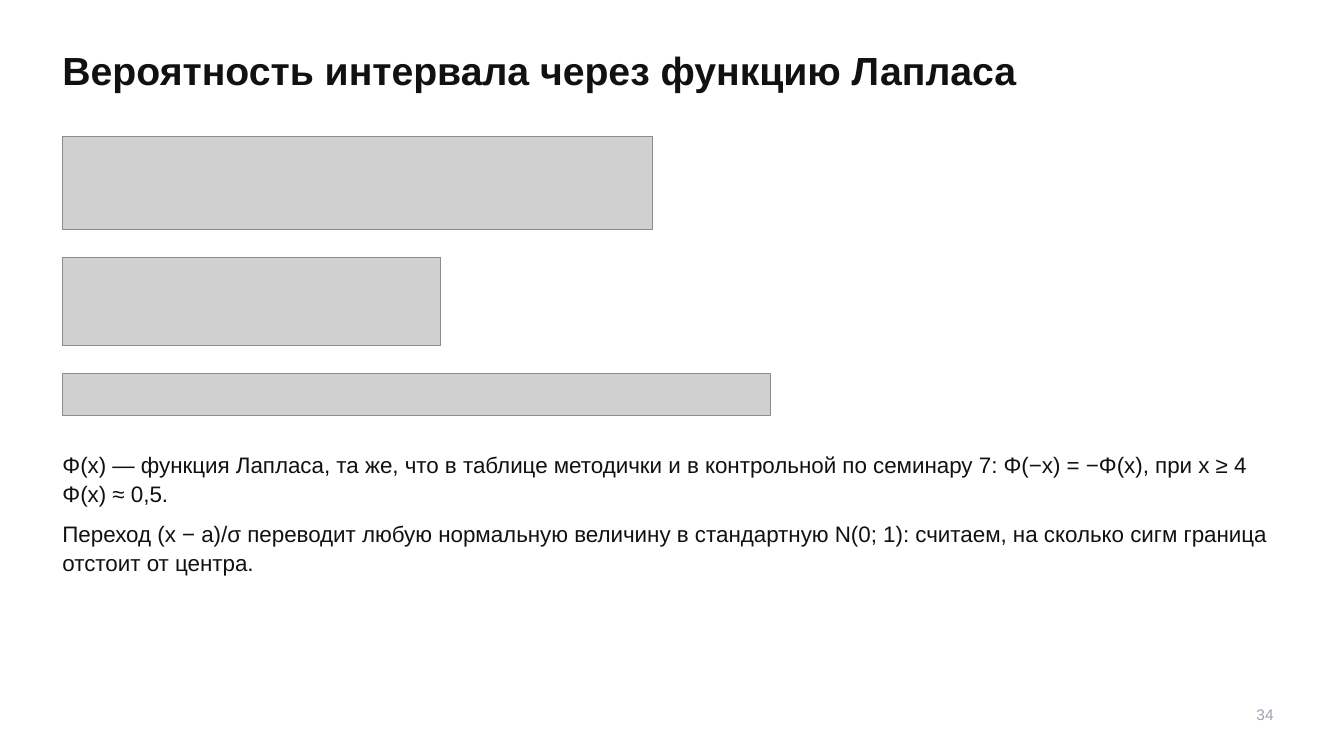
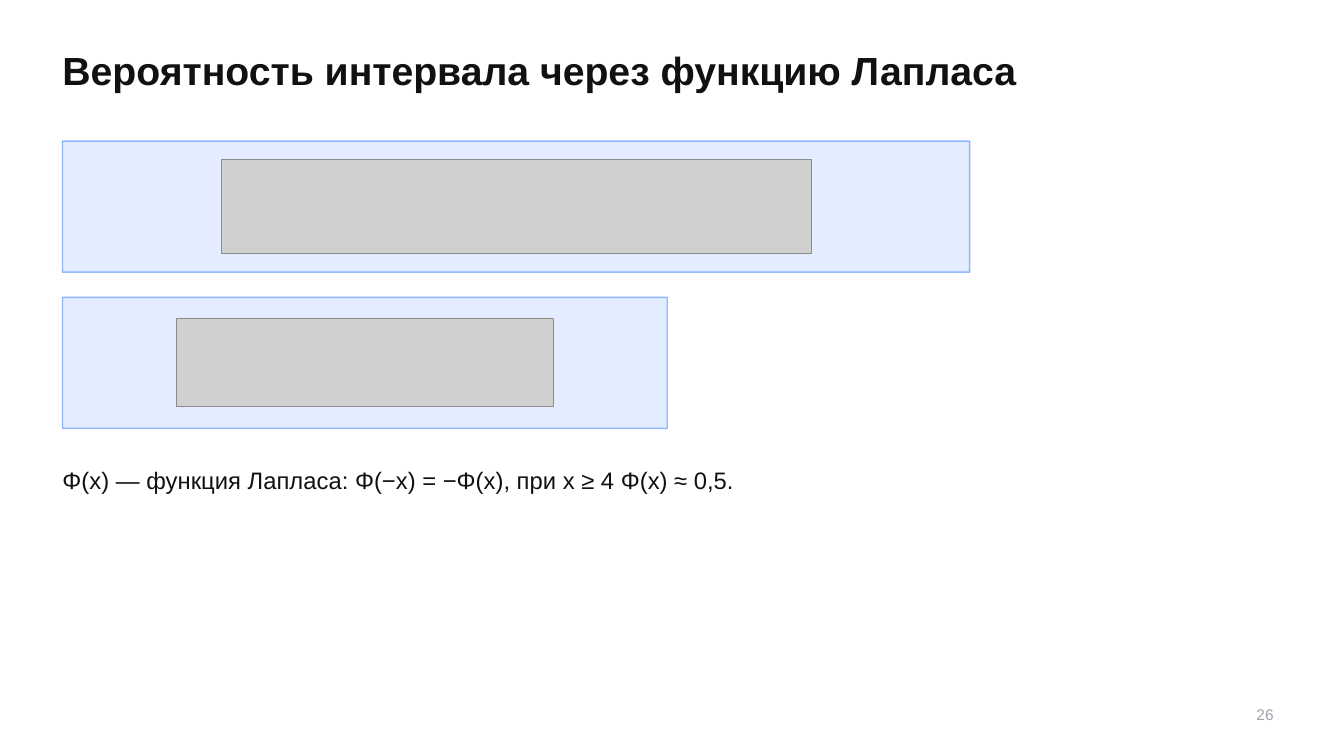
Before and after one commit to TheTonyPub/probability-theory-2026, a slide deck: slide 26 of lectures/06_distributions-17-25-2.pptx (slide 34 before the commit). Drawn at 1344x756 pixels with LibreOffice and Linux fonts; fonts in the diff are those of the drawing; grey boxes stand for pictures. Boxes give left, top, right and bottom in pixels: in the first picture for what was removed or moved away, otherwise in the second. Text is boxed around its words. In the diff, an @@ line names an element or a change of style, - is before the commit and + after.

```diff
--- a/lectures/06_distributions-17-25-2.pptx
+++ b/lectures/06_distributions-17-25-2.pptx
@@ rectangle added at <box>63,141,970,272</box>, fill #1F6BFF at 12% opacity, outline #1F6BFF 1 pt @@
@@ picture: place and size @@
-picture at <box>63,136,652,230</box>
+picture at <box>221,160,811,254</box>
@@ rectangle added at <box>63,297,667,429</box>, fill #1F6BFF at 12% opacity, outline #1F6BFF 1 pt @@
@@ picture: place and size @@
-picture at <box>63,258,441,346</box>
+picture at <box>176,319,555,406</box>
@@ picture removed at <box>63,374,770,416</box> @@
@@ text at <box>62,471,734,494</box>: text changed; size 16 to 17 pt @@
-Φ(x) — функция Лапласа, та же, что в таблице методички и в контрольной по семинару 7: Φ(−x) = −Φ(x), при x ≥ 4 Φ(x) ≈ 0,5.
-Переход (x − a)/σ переводит любую нормальную величину в стандартную N(0; 1): считаем, на сколько сигм граница отстоит от центра.
+Φ(x) — функция Лапласа: Φ(−x) = −Φ(x), при x ≥ 4 Φ(x) ≈ 0,5.
@@ text at <box>1256,709,1273,720</box>: text changed @@
-34
+26
```
Also in this commit, not shown: 31 other slides changed, 14 slides added, 24 slides removed.
